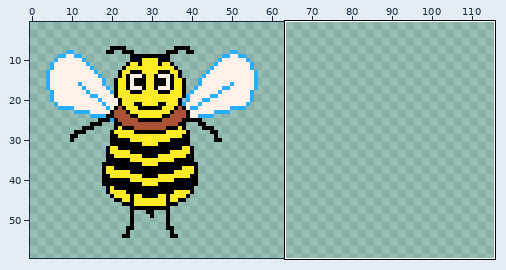
Edited in one commit: sprite sheet (Assets/Personaje/Abeja/Abeja_Frente.png). Above: a wide view before the commit, with the close-up outlined.
Close-up. Before the edit:
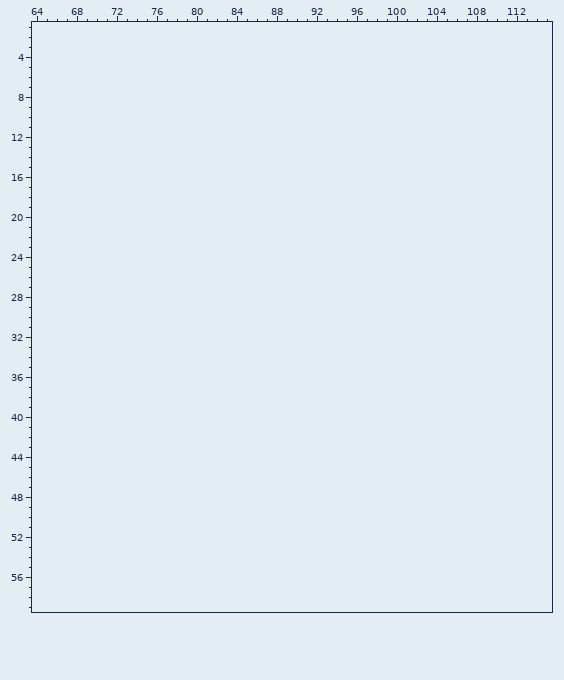
The file is 60x60 pixels. Shown: x 64..115, y 1..59. The old version is drawn lined up with the new one, on the new canvas. The wide view leaves out empty margins.
Once edited:
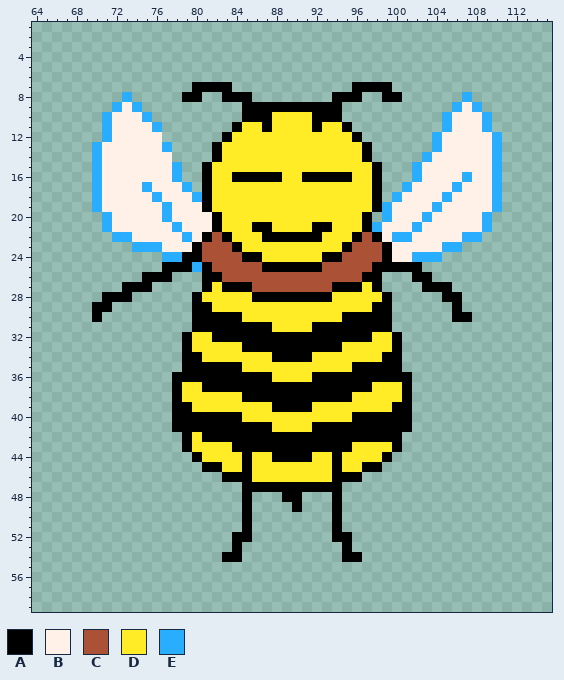
Palette (. is transparent): A #000000  B #fff1e8  C #ab5236  D #ffec27  E #29adff
Author's note on the commit: Actualizacion y completado de sprites de la abeja
Change:
canvas 60x60 -> 120x60
Changed rows in their new state; - is an unchanged pixel.
first column x 70:
 7 ----------AAAA------------AAAA-----------
 8 ---E-----AA--AAA--------AAA--AA------E---
 9 --EBE----------AAAAAAAAAA-----------EBE--
10 -EBBBE---------AAADDDDAAA----------EBBBE-
11 -EBBBBE-------ADDADDDDADDA---------EBBBE-
12 -EBBBBB------ADDDDDDDDDDDDA-------EBBBBBE
13 EBBBBBBE----ADDDDDDDDDDDDDDA------EBBBBBE
14 EBBBBBBB----ADDDDDDDDDDDDDDA-----EBBBBBBE
15 EBBBBBBBE--ADDDDDDDDDDDDDDDDA---EBBBBBBBE
16 EBBBBBBBE--ADDAAAAADDAAAAADDA---EBBBBEBBE
17 EBBBBEBBBE-ADDDDDDDDDDDDDDDDA--EBBBBEBBBE
18 EBBBBBEBBBEADDDDDDDDDDDDDDDDA-EBBBBEBBBBE
19 EBBBBBBEBBBADDDDDDDDDDDDDDDDAEBBBBEBBBBBE
20 -EBBBBBEBBBBADDDDDDDDDDDDDDA-EBBBEBBBBBE-
21 -EBBBBBBEBBBADDDAADDDDAADDDAEBBBEBBBBBBE-
22 --EEBBBBBEBACADDDAAAAAADDDACABEEBBBBBEE--
23 ----EEEBBBACCCADDDDDDDDDDACCCABBBBBEE----
24 -------EEAACCCCAADDDDDDAACCCCABBEEE------
25 -------AAAEACCCCCAAAAAACCCCCAAAAA--------
26 -----AAA---AACCCCCCCCCCCCCCAA---AA-------
27 ---AAA-----ADAAACCCCCCCCAAADA----AAA-----
28 -AAA------ADDDDDAAAAAAAADDDDDA-----AA----
29 AA--------AADDDDDDDDDDDDDDDDAA------A----
30 A---------AAAAADDDDDDDDDDAAAAA------AA---
31 ----------AAAAAAAADDDDAAAAAAAA-----------
32 ---------ADDAAAAAAAAAAAAAAAADDA----------
33 ---------ADDDDDAAAAAAAAAADDDDDA----------
34 ---------AADDDDDDDAAAADDDDDDDAA----------
35 ---------AAAAAADDDDDDDDDDDAAAAA----------
36 --------AAAAAAAAAADDDDAAAAAAAAAA---------
37 --------ADDAAAAAAAAAAAAAAAAADDDA---------
38 --------ADDDDDDAAAAAAAAAAADDDDDA---------
39 --------AADDDDDDDDAAAADDDDDDDDAA---------
40 --------AAAAAAADDDDDDDDDDDAAAAAA---------
41 --------AAAAAAAAAADDDDAAAAAAAAAA---------
42 ---------ADAAAAAAAAAAAAAAAAAAAA----------
43 ---------ADDDDAAAAAAAAAAAADDDDA----------
44 ----------ADDDDADDAAAADDADDDDA-----------
45 -----------AADDADDDDDDDDADDAA------------
46 -------------AAADDDDDDDDAAA--------------
47 ---------------AAAAAAAAAA----------------
48 ---------------A---AA---A----------------
49 ---------------A----A---A----------------
50 ---------------A--------A----------------
51 ---------------A--------A----------------
52 --------------AA--------AA---------------
53 --------------A----------A---------------
54 -------------AA----------AA--------------
